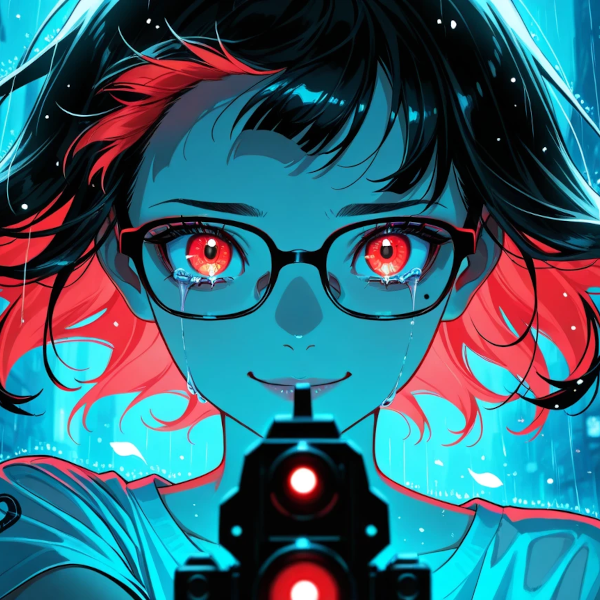
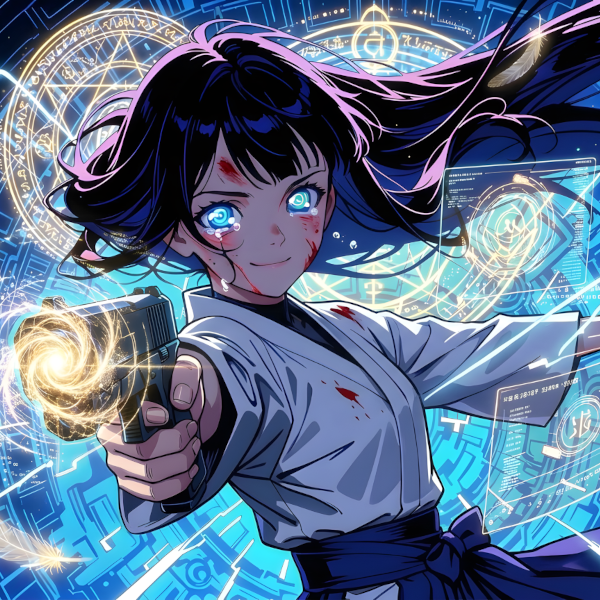
Layer changes from the first w=600, h=600 image to the second:
added layer "Shooting_Me_keyvisual.png" above "Turning_Point_keyvisual.png" over [0, 0, 600, 600]
added layer "Turning_Point_keyvisual.png" above "Unknown_Flowers_keyvisual.png" over [0, 0, 600, 600]
